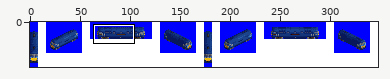
Sprite sheet, stored at gfx_vox/Locomotive_Diesel/BR52_Western/BR52_Western_BRBlue_Small_Yellow_1x_8bpp.png. The picture above shows the old version from afar; the outline marks the close-up.
Close-up. Before the edit:
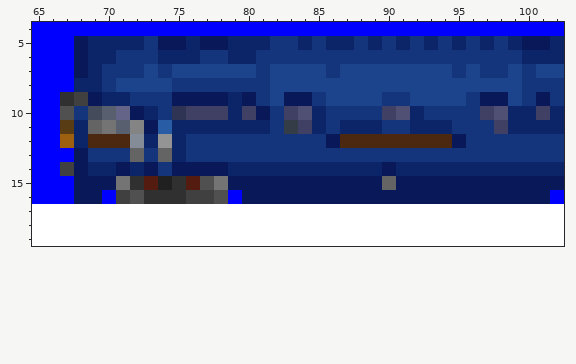
The file is 348x45 pixels. Colours within 5 levels of each other are drawn and written as one. Shown: x 65..102, y 4..19. The commit also changed other parts of the picture, which this record leaves out.
After the commit:
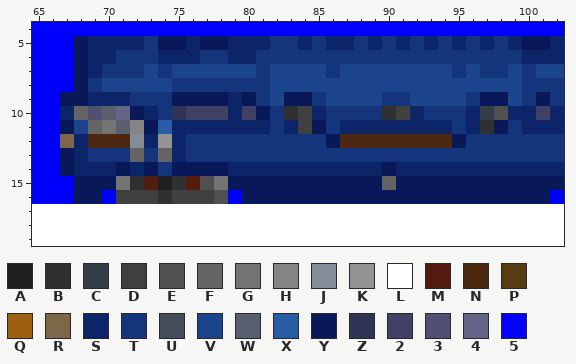
Palette (. is transparent): A #202020  B #303030  C #343c48  D #404040  E #505050  F #646464  G #747474  H #848484  J #848c98  K #949494  L #ffffff  M #541c10  N #4c2810  P #583c14  Q #9c6010  R #7c6848  S #0c2468  T #14347c  U #444c5c  V #1c448c  W #586070  X #285ca4  Y #081858  Z #303454  2 #404064  3 #505074  4 #646488  5 #0000ff
Edits made:
y 8: x 68..70 SST -> YTV
y 9: x 67..69 BDY -> YYS
y 10: x 67..69 ETU -> SF3; x 83..84 23 -> BD; x 90..91 23 -> BD; x 96..98 T23 -> SCE
y 11: x 67..68 PS -> YV; x 83..85 C2S -> SDY; x 90..91 TT -> SS; x 96..99 TT2S -> SBYT
y 12: x 67 Q -> R
y 13: x 67..68 5Y -> YS
y 14: x 67..68 DY -> YS
y 16: x 72..73 EB -> DD; x 75 B -> D
Changed places in both close-ups, as pixel boxes (x1, y1, x2, y2):
changed: (60, 78, 186, 204)
changed: (284, 106, 326, 134)
changed: (382, 106, 410, 134)
changed: (466, 106, 522, 134)
